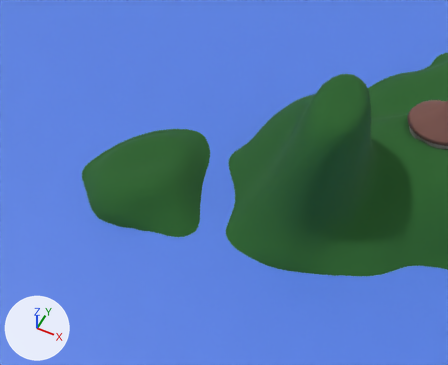
What one commit did to the Blender file asset_source/terrain.blend.
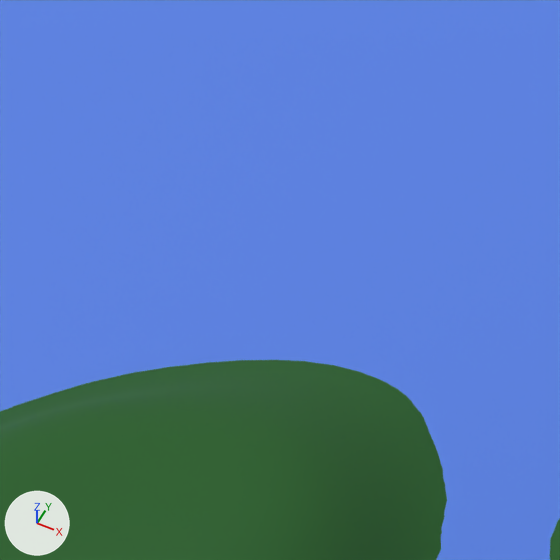
Each version appears first from a 50 mm lens placed at (10.1, -90.7, 84.7), pointed at (-26.9, -16.7, -7.7), and next in a close-up on the part from 29% to 51% of the width and 18% to 45% of the height. Arrows for +X, +Y and +Z are at lower left; the lights stay in place.

Objects in the first close-up: 'Ocean', 'Terrain'.
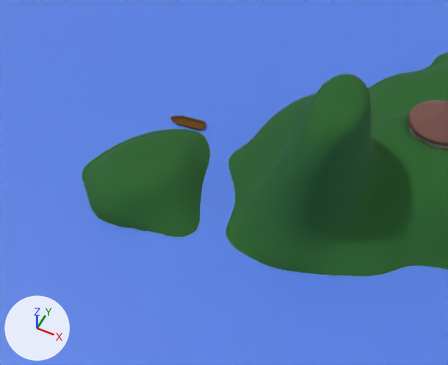
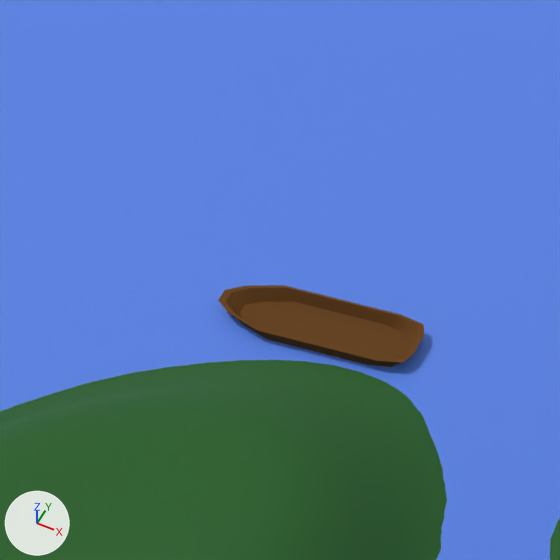
Commit message: Use boat repeatedly

ob_spawnboat is not drawn itself; it is the parent of ob_boat_001.

Boxes [x1, y1, x2, y2] around the edits, measured in the close-ups (560 x 560 px):
'Boat.001', shown (brown): after [218, 285, 424, 367]

The edits, one by one:
Object 'SpawnBoat' (ob_spawnboat) moves from (-13.65, 9.936, 0.131) to (-37.71, -12.05, 0.131).
Object 'SpawnBoat' (ob_spawnboat) turns from (0, 0, 49) to (0, 0, 6.5) degrees about x, y and z.
Object 'Boat.001' (ob_boat_001) is now shown.
